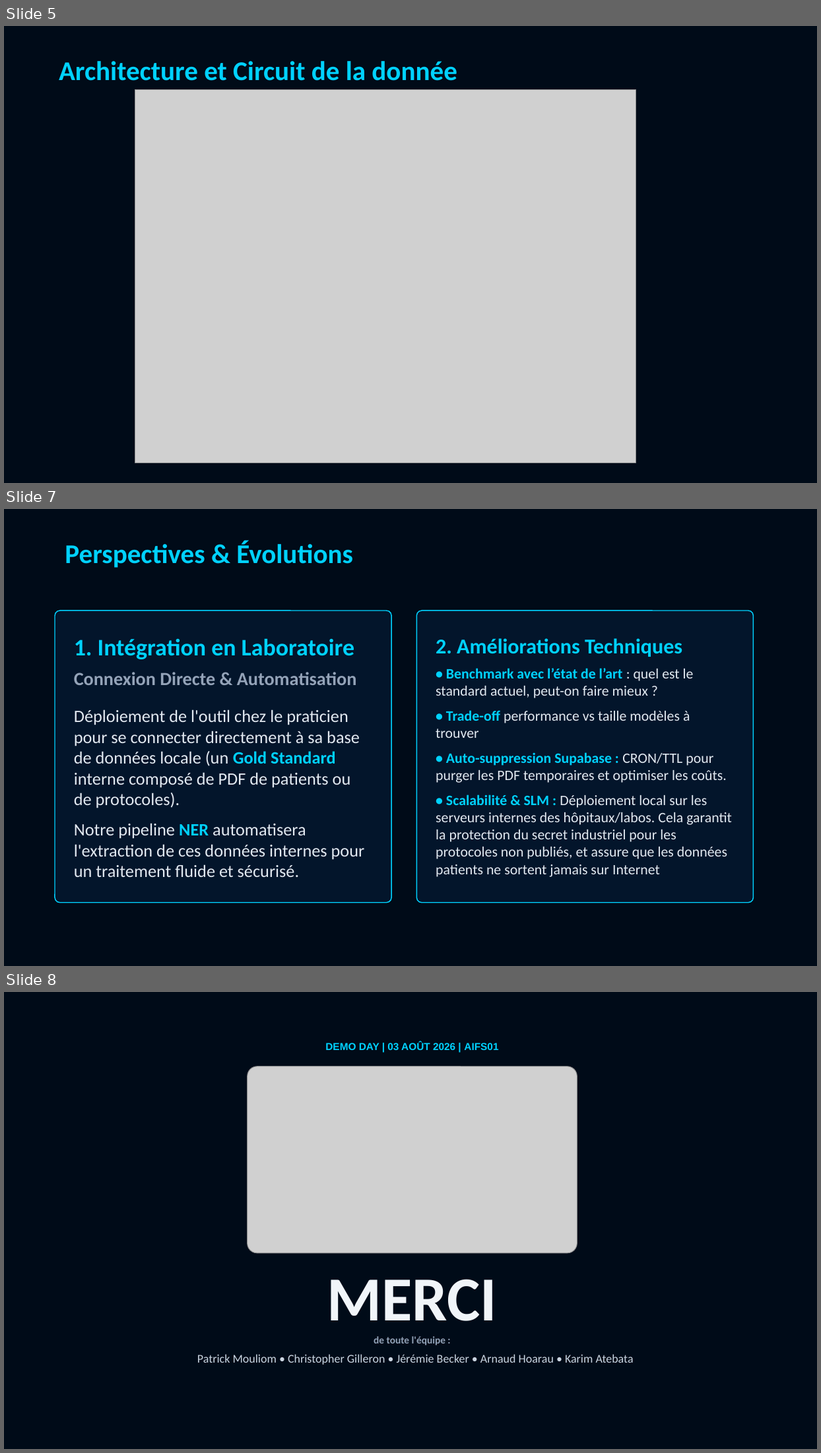
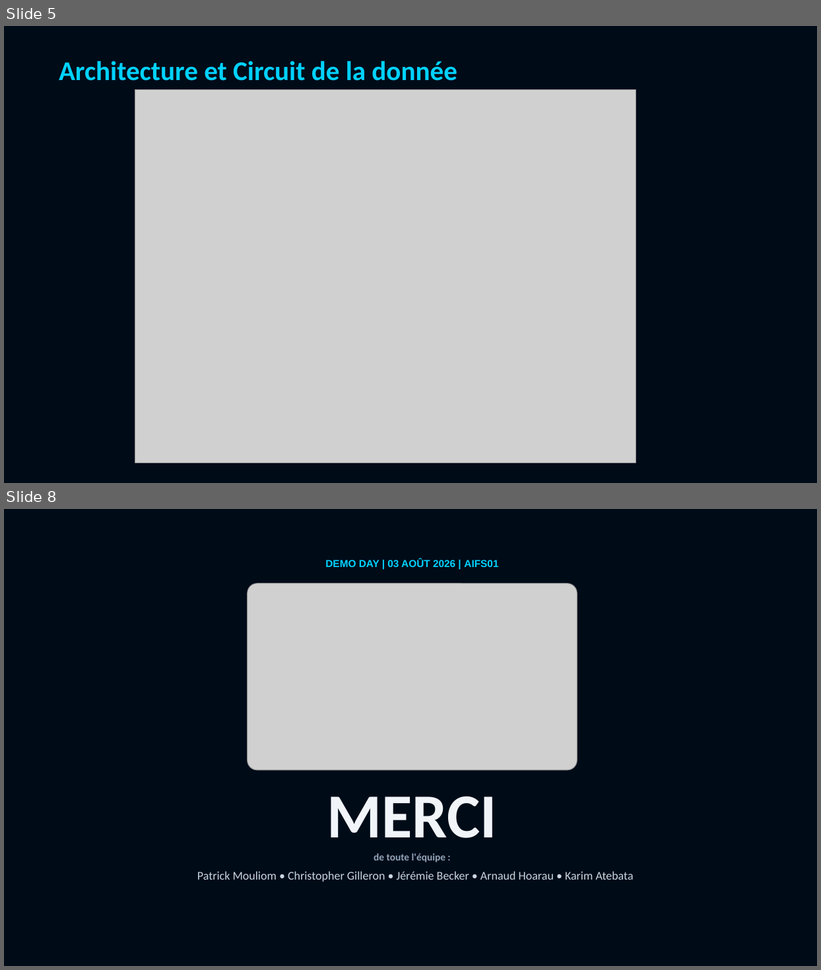
Before and after one commit to Elkristobal59/CERTIFICATION_CDSD, a slide deck: Bloc_6_CliNER/CliNER_presentation.pptx. Shown one above the other, each under a label of ours: slides 5, 7 and 8 before the commit, slides 5 and 8 after it; the slides between them are not shown. The pictures are 821x1453 and 821x970 pixels, drawn with LibreOffice and Linux fonts; fonts in the diff are those of the drawing; grey boxes stand for pictures. Boxes give left, top, right and bottom in pixels: in the first picture for what was removed or moved away, otherwise in the second. Text is boxed around its words. In the diff, an @@ line names an element or a change of style, - is before the commit and + after.

Commit message:
refactor(presentation): redesign slides 6 & 7 with clean benchmark and MLOps CI/CD/CT achievements

```diff
--- a/Bloc_6_CliNER/CliNER_presentation.pptx
+++ b/Bloc_6_CliNER/CliNER_presentation.pptx
@@ slide 7 removed at (4,509,817,966), background #000B18 @@
@@ text removed at (65,541,353,568) @@
-Perspectives & Évolutions
@@ rounded rectangle removed at (55,611,391,903) @@
@@ rounded rectangle removed at (417,611,754,903) @@
@@ text removed at (74,638,365,877) @@
-1. Intégration en Laboratoire
-Connexion Directe & Automatisation
-Déploiement de l'outil chez le praticien pour se connecter directement à sa base de données locale (un Gold Standard interne composé de PDF de patients ou de protocoles).
-Notre pipeline NER automatisera l'extraction de ces données internes pour un traitement fluide et sécurisé.
@@ text removed at (436,638,732,877) @@
-2. Améliorations Techniques
-• Benchmark avec l’état de l’art : quel est le standard actuel, peut-on faire mieux ?
-• Trade-off performance vs taille modèles à trouver
-• Auto-suppression Supabase : CRON/TTL pour purger les PDF temporaires et optimiser les coûts.
-• Scalabilité & SLM : Déploiement local sur les serveurs internes des hôpitaux/labos. Cela garantit la protection du secret industriel pour les protocoles non publiés, et assure que les données patients ne sortent jamais sur Internet
```
Also in this commit, not shown: 2 slides added, 1 other slide removed.
